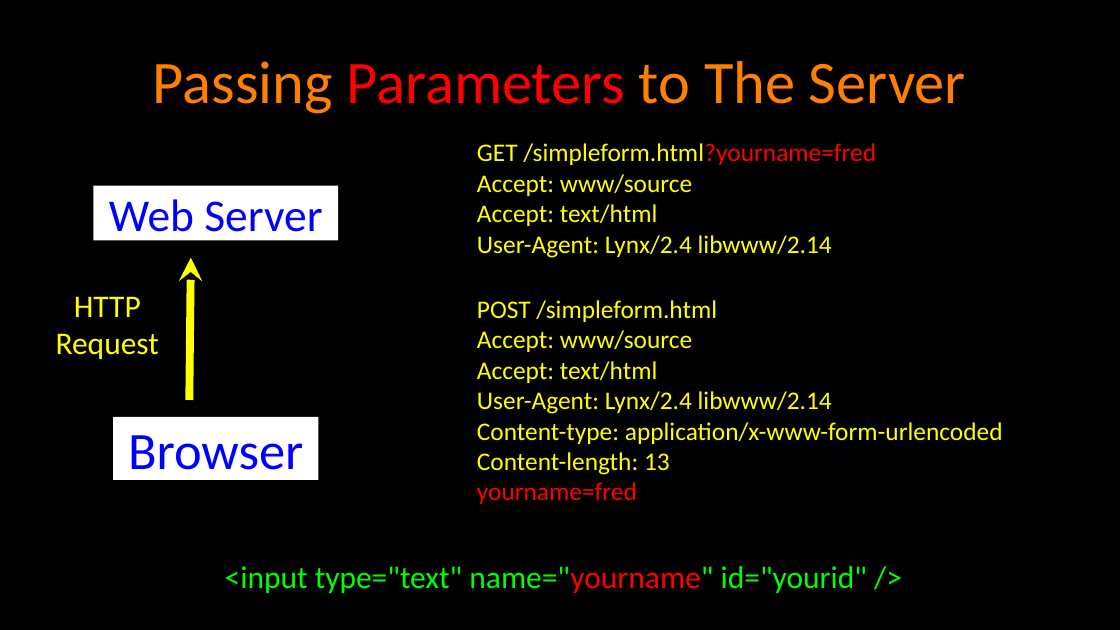
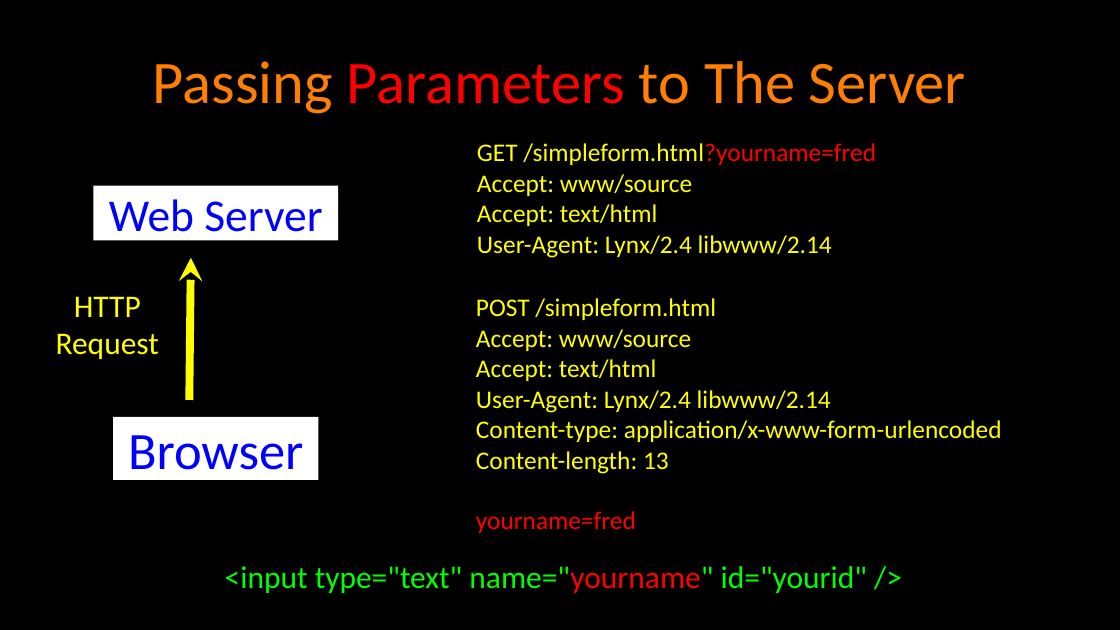
Before and after one commit to csev/wa4e, a slide deck: slide 8 of lectures/PHP-07-Forms.ppt. Drawn at 1120x630 pixels with LibreOffice and Linux fonts; fonts in the diff are those of the drawing. Boxes give left, top, right and bottom in pixels: in the first picture for what was removed or moved away, otherwise in the second. Text is boxed around its words. In the diff, an @@ line names an element or a change of style, - is before the commit and + after.

```diff
--- a/lectures/PHP-07-Forms.ppt
+++ b/lectures/PHP-07-Forms.ppt
@@ text "POST /simpleform.html" rewrapped from (477, 300, 1003, 504) to (476, 298, 1002, 533) @@
```
Also in this commit, not shown: 7 other slides changed, 1 slide added, 1 slide removed, 1 other file.
